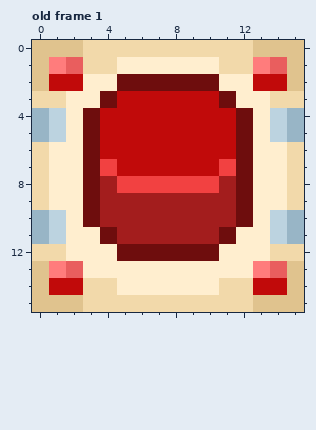
Pixel-art file: ReWired/Assets/Sprites/GameObjects/button.aseprite. This is how it looked before the edit.
16x16 pixels, 1 frame. Shown: old frame 1. The commit also changed other frames, which this record leaves out.
New version:
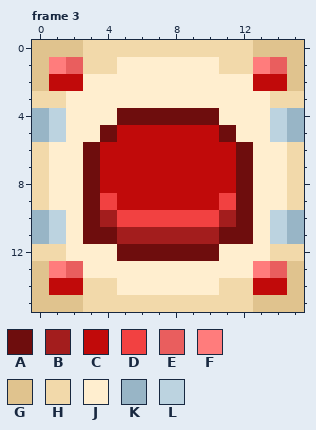
Palette (. is transparent): A #6e0d0d  B #a31d1d  C #c10a0a  D #f24141  E #e95e5e  F #ff7c7c  G #e0c38e  H #f2d9aa  J #ffeecf  K #98b5c6  L #bcd3e0
A new or re-ordered frame is compared with the old frame closest to it.
Changes in this commit:
frames 1 -> 3
--- frame 3 is new; against old frame 1, layer "Layer 3"
@@ x 0..15 @@
  1 GFEHHJJJJJJHHFEG
- 2 GCCJJAAAAAAJJCCG
- 3 HHJJACCCCCCAJJHH
- 4 KLJACCCCCCCCAJLK
- 5 KLJACCCCCCCCAJLK
+ 2 GCCJJJJJJJJJJCCG
+ 3 HHJJJJJJJJJJJJHH
+ 4 KLJJJAAAAAAJJJLK
+ 5 KLJJACCCCCCAJJLK
  6 HJJACCCCCCCCAJJH
- 7 HJJADCCCCCCDAJJH
- 8 HJJABDDDDDDBAJJH
- 9 HJJABBBBBBBBAJJH
-10 KLJABBBBBBBBAJLK
-11 KLJJABBBBBBAJJLK
+ 7 HJJACCCCCCCCAJJH
+ 8 HJJACCCCCCCCAJJH
+ 9 HJJADCCCCCCDAJJH
+10 KLJABDDDDDDBAJLK
+11 KLJAABBBBBBAAJLK
 12 HHJJJAAAAAAJJJHH
Where, in picture pixels (left, top, right, bottom), the same in both pictures:
changed: (83, 74, 253, 244)
